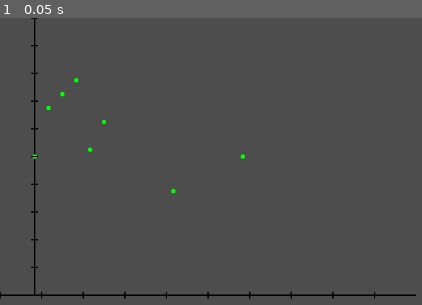
Above: before the commit, frame 1.
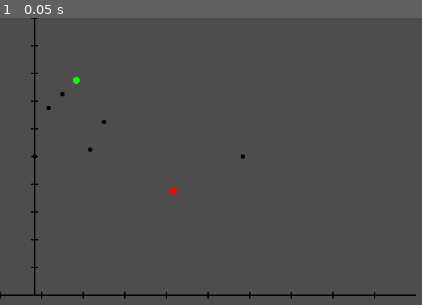
Above: after the commit, the same moment.

Repository: Ayadayi/Tissu_cardiaque
Game: Godot game, scene res://node_2d.tscn
Same seed, same stepped clock (60 frames per second), same inputs: the game is played once before the commit and once after it.
Inputs:
- Up to frame 1 (0.05 s): no input

The runs differ from the first frame. In frame 1, 0.2% of the frame differs, in the area x 7-59%, y 20-62%.

Commit message:
fonction min et max
le point le plus haut en vert, le point le plus bas en rouge

Diff:
--- a/courbe/control.gd
+++ b/courbe/control.gd
@@ -1,57 +1,72 @@
 extends Control
 
-const RESOLUTION := 100  # Nombre de points pour lisser la courbe
-const POINT_SIZE := 3  # Taille des points
+const RESOLUTION := 100
+const POINT_SIZE := 3
 var width := 600
 var height := 400
-
-# Tableau pour stocker les points (chaque point est un Vector2)
 var points : Array = []
 
 func _ready():
-	set_size(Vector2(width, height))  # Définit la taille du Control
+	set_size(Vector2(width, height))
 	connect("resized", Callable(self, "_on_resized"))
 	queue_redraw()
 
-	# Exemple d'ajout de points manuellement à partir du tableau
-	# Ajouter des points (remplacer par vos propres coordonnées)
-	points.append(Vector2(50, height / 2))  # Exemple de point (50, y)
-	points.append(Vector2(70, height / 2 - 70))  # Exemple de point (50, y)
+	points.append(Vector2(50, height / 2))
+	points.append(Vector2(70, height / 2 - 70))
 	points.append(Vector2(90, height / 2 - 90))
 	points.append(Vector2(110, height / 2 - 110))
 	points.append(Vector2(130, 190))
-	points.append(Vector2(150, height / 2 - 50))  # Exemple de point (150, y)
-	points.append(Vector2(250, height / 2 + 50))  # Exemple de point (250, y)
-	points.append(Vector2(350, height / 2))  # Exemple de point (350, y)
-
+	points.append(Vector2(150, height / 2 - 50))
+	points.append(Vector2(250, height / 2 + 50))
+	points.append(Vector2(350, height / 2))
 
 func _draw():
-	var amplitude = height / 3.0  # Amplitude relative à la hauteur
-	var center_y = height / 2.0  # Position centrale
+	# Axes
+	draw_line(Vector2(50, 0), Vector2(50, height), Color.BLACK, 2)
+	draw_line(Vector2(0, height), Vector2(width, height), Color.BLACK, 2)
 
-	# Dessiner les axes X et Y
-	# Axe des ordonnées (Y)
-	draw_line(Vector2(50, 0), Vector2(50, height), Color(0, 0, 0), 2)  # L'axe Y
-	# Axe des abscisses (X)
-	draw_line(Vector2(0, height), Vector2(width, height), Color(0, 0, 0), 2)  # L'axe X
+	# Points en noir
+	for point in points:
+		draw_circle(point, POINT_SIZE, Color.BLACK)
 
-	# Dessiner les points de la courbe
+	# Lignes entre les points en noir
+	#for i in range(points.size() - 1):
+		#draw_line(points[i], points[i + 1], Color.BLACK, 2)
 
+	# Point le plus haut en vert
+	draw_circle(get_max_point(), POINT_SIZE + 2, Color(0, 1, 0))
 
-	# Dessiner les points saisis
-	for point in points:
-		draw_circle(point, POINT_SIZE, Color(0, 1, 0))  # Dessine les points en vert
+	# Point le plus bas en rouge
+	draw_circle(get_min_point(), POINT_SIZE + 2, Color(1, 0, 0))
 
-	# Optionnel : Ajouter des repères (graduations) sur l'axe des abscisses
+	# Graduations X
 	for i in range(0, RESOLUTION, int(RESOLUTION / 10)):
 		var x = i / float(RESOLUTION) * width
-		draw_line(Vector2(x, height - 5), Vector2(x, height + 5), Color(0, 0, 0), 2)  # Repères sur l'axe des X
+		draw_line(Vector2(x, height - 5), Vector2(x, height + 5), Color.BLACK, 2)
 
-	# Optionnel : Ajouter des repères sur l'axe des ordonnées
+	# Graduations Y
 	for i in range(0, height, int(height / 10)):
-		draw_line(Vector2(45, i), Vector2(55, i), Color(0, 0, 0), 2)  # Repères sur l'axe des Y
+		draw_line(Vector2(45, i), Vector2(55, i), Color.BLACK, 2)
 
 func _on_resized():
 	width = get_size().x
 	height = get_size().y
-	queue_redraw()  # Redessiner lorsque la taille change
+	queue_redraw()
+
+func get_max_point() -> Vector2:
+	if points.is_empty():
+		return Vector2.ZERO
+	var max_point = points[0]
+	for p in points:
+		if p.y < max_point.y:
+			max_point = p
+	return max_point
+
+func get_min_point() -> Vector2:
+	if points.is_empty():
+		return Vector2.ZERO
+	var min_point = points[0]
+	for p in points:
+		if p.y > min_point.y:
+			min_point = p
+	return min_point
